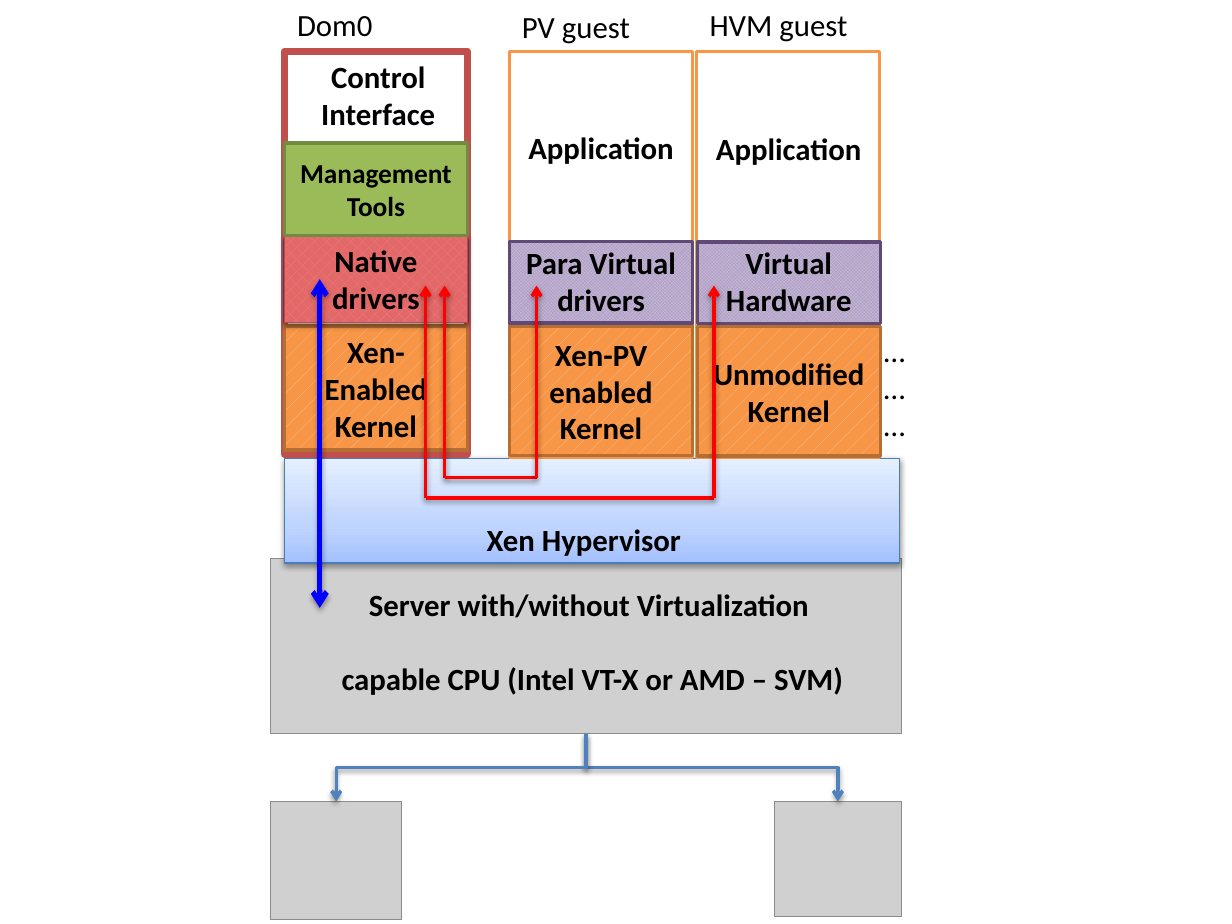
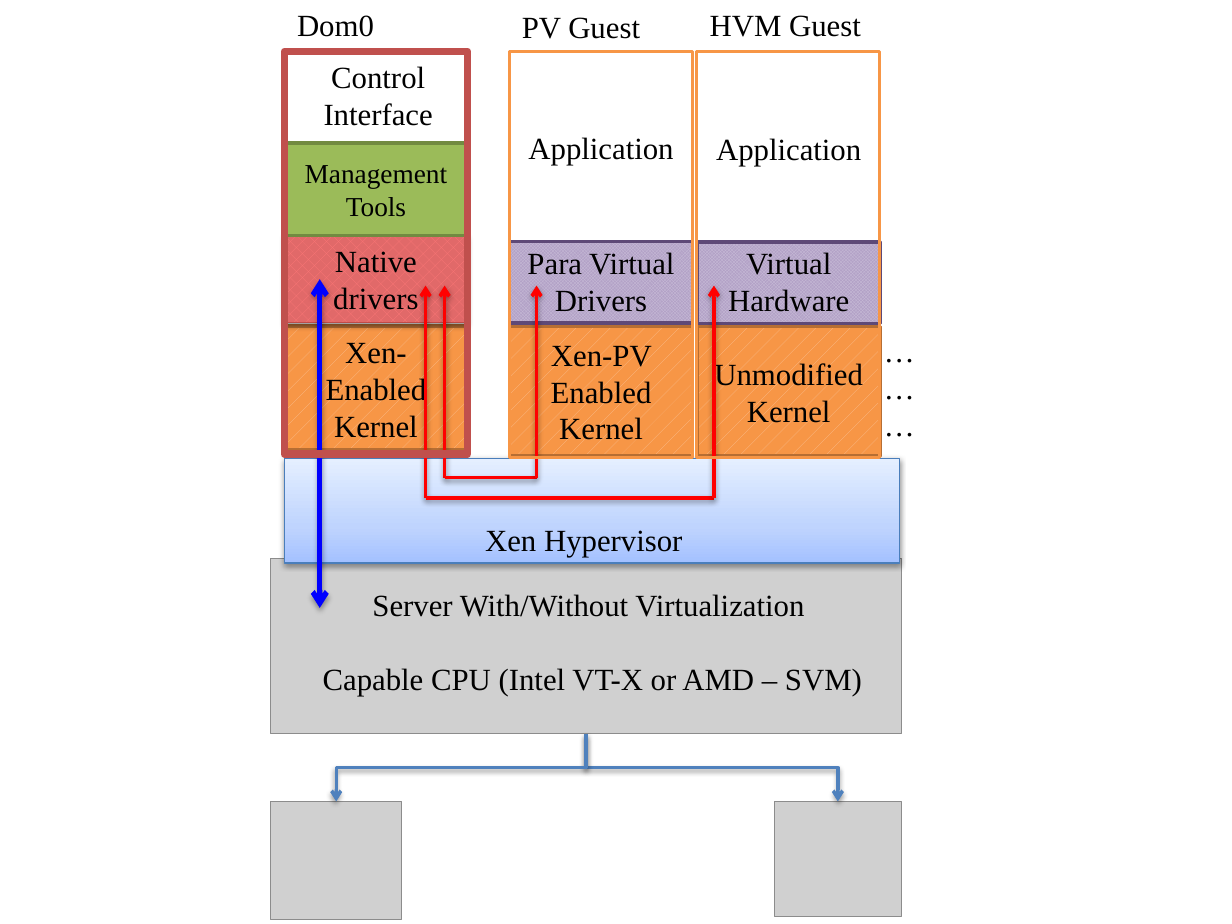
Before and after one commit to aravindhsampath/virtualizing-Intelligent-River, a slide deck: slide 14 of thesis_pictures.pptx. Drawn at 1232x924 pixels with LibreOffice and Linux fonts; fonts in the diff are those of the drawing; grey boxes stand for pictures. Boxes give left, top, right and bottom in pixels: in the first picture for what was removed or moved away, otherwise in the second. Text is boxed around its words. In the diff, an @@ line names an element or a change of style, - is before the commit and + after.

```diff
--- a/thesis_pictures.pptx
+++ b/thesis_pictures.pptx
@@ text "Dom0" at (297,15,374,37): font Calibri to Times New Roman @@
@@ text at (522,17,640,39): text changed; font Calibri to Times New Roman @@
-PV guest
+PV Guest
@@ text at (710,15,861,37): text changed; font Calibri to Times New Roman @@
-HVM guest
+HVM Guest
@@ fill #FFFFFF to none in 3 elements at (510,52,694,458), (696,52,880,458), (285,52,468,455) @@
@@ font Calibri to Times New Roman, bold off in 9 elements at (485,530,682,557), (528,137,673,165), (697,326,881,456), (728,252,849,312), (716,138,861,166), (285,326,468,451), (285,235,468,323), (285,143,468,235), (324,66,433,126) @@
@@ text at (527,252,674,312): text changed; font Calibri to Times New Roman; bold off @@
-Para Virtual drivers
+Para Virtual Drivers
@@ text "………" at (872,326,906,451): font Calibri to Times New Roman @@
@@ text in rectangle at (551,345,652,440): text changed; font Calibri to Times New Roman; bold off @@
-Xen-PV enabled Kernel
+Xen-PV Enabled Kernel
@@ text at (323,594,862,696): text changed; font Calibri to Times New Roman; bold off @@
-Server with/without Virtualization
-capable CPU (Intel VT-X or AMD – SVM)
+Server With/Without Virtualization
+Capable CPU (Intel VT-X or AMD – SVM)
```
Also in this commit, not shown: 6 other slides changed, 41 slides added, 27 other files.
